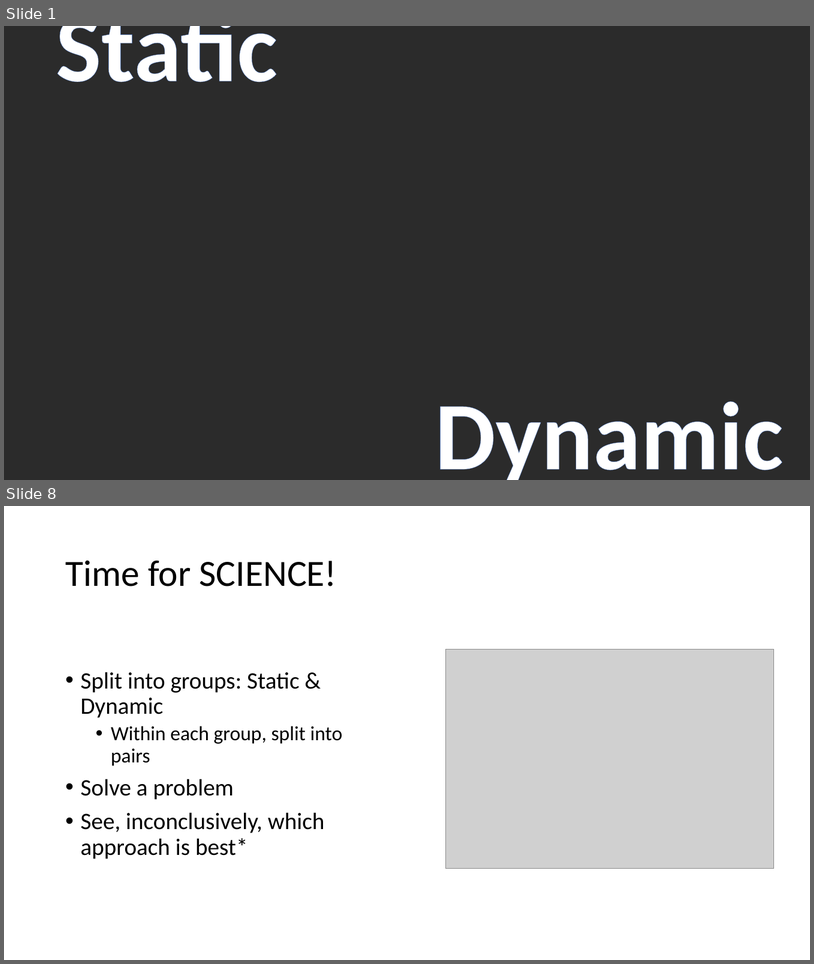
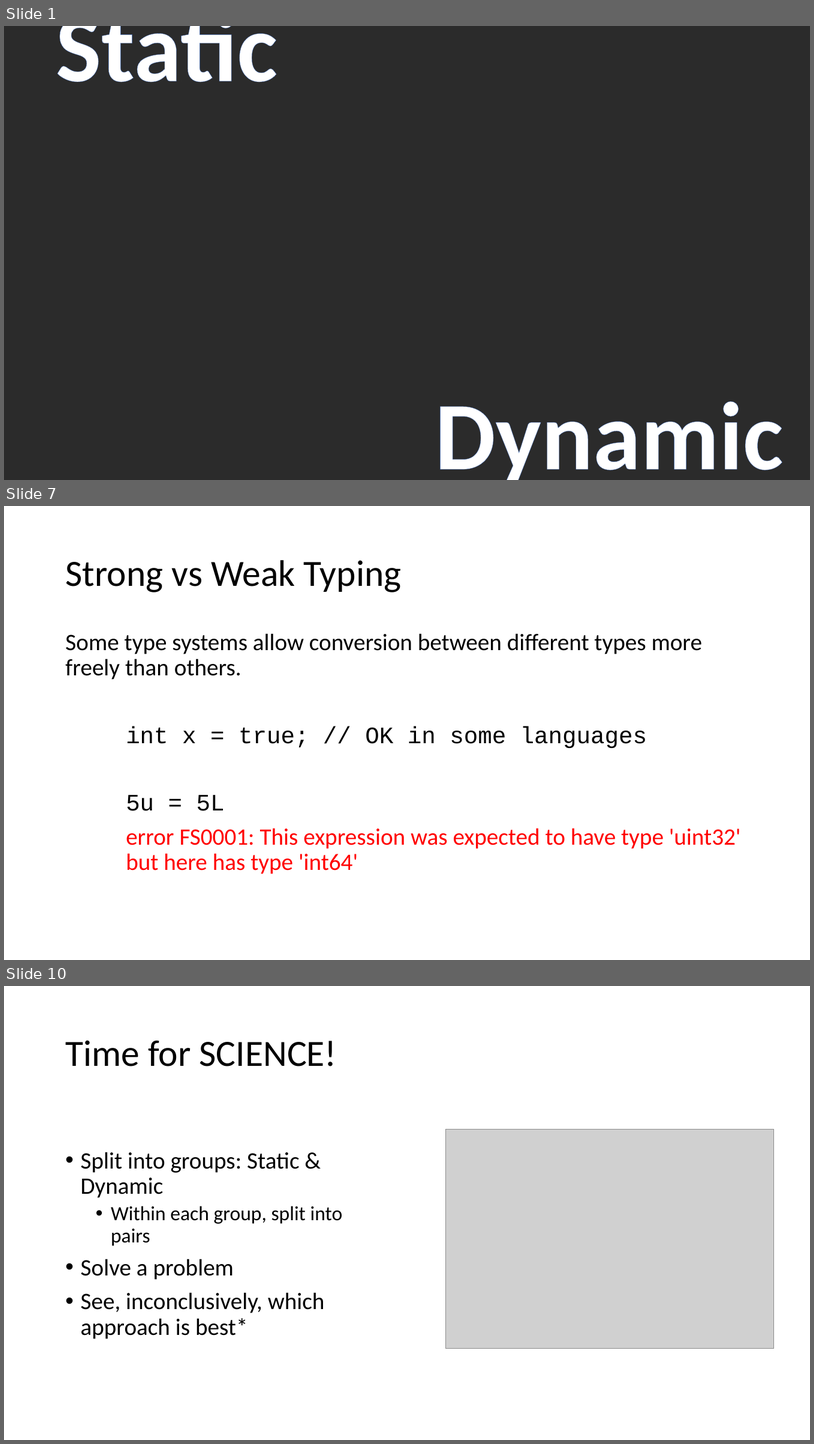
Before and after one commit to LeedsCodeDojo/StaticVsDynamic, a slide deck: StaticVsDynamic.pptx. Shown one above the other, each under a label of ours: slides 1 and 8 before the commit, slides 1, 7 and 10 after it; the slides between them are not shown. The pictures are 814x964 and 814x1444 pixels, drawn with LibreOffice and Linux fonts; fonts in the diff are those of the drawing; grey boxes stand for pictures; background and template pictures are left out; a plain dark background stands for a picture behind light text. Boxes give left, top, right and bottom in pixels: in the first picture for what was removed or moved away, otherwise in the second. Text is boxed around its words. In the diff, an @@ line names an element or a change of style, - is before the commit and + after.

```diff
--- a/StaticVsDynamic.pptx
+++ b/StaticVsDynamic.pptx
@@ slide 7 added at (4,506,810,960), background #FFFFFF @@
@@ title added at (65,560,402,592), 44 pt, text #000000 @@
+Strong vs Weak Typing
@@ text added at (65,633,741,874), 28 pt, text #000000 @@
+Some type systems allow conversion between different types more freely than others.
+int x = true; // OK in some languages
+5u = 5L
+error FS0001: This expression was expected to have type 'uint32' but here has type 'int64'
@@ what was slide 8 is now slide 10 @@
```
Also in this commit, not shown: 3 slides changed, 4 other slides added, 3 slides removed.
